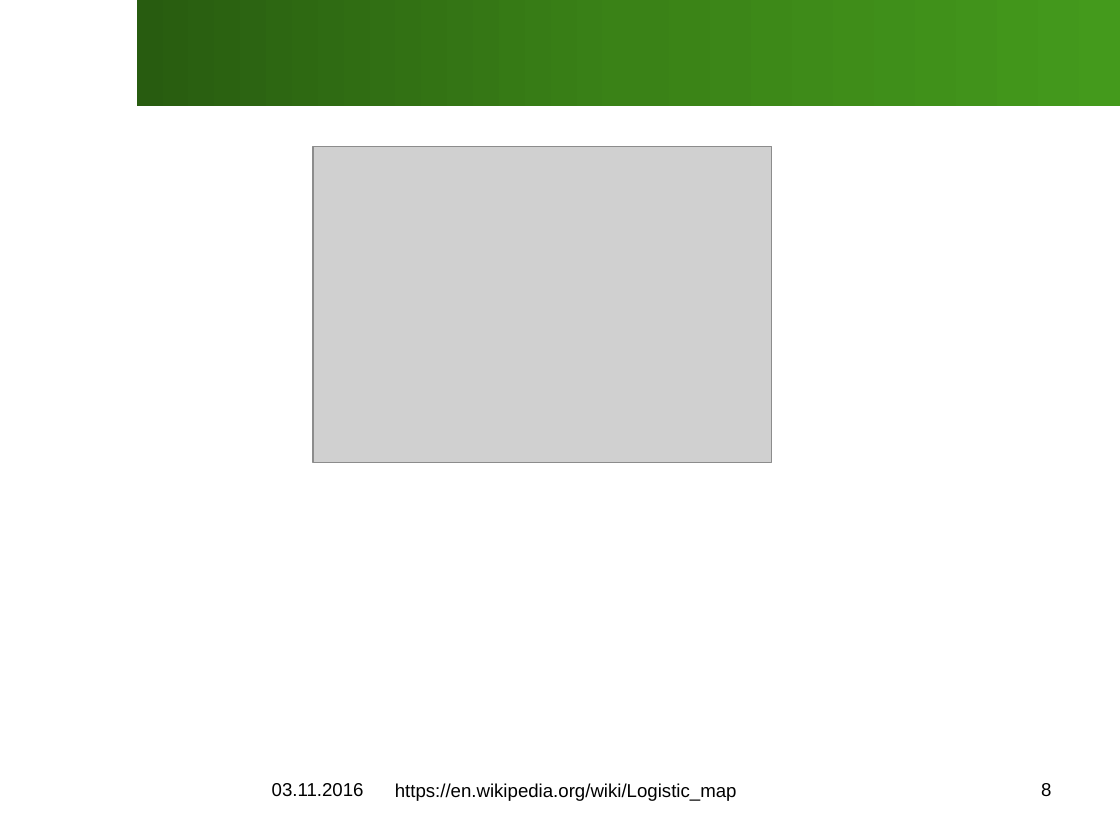
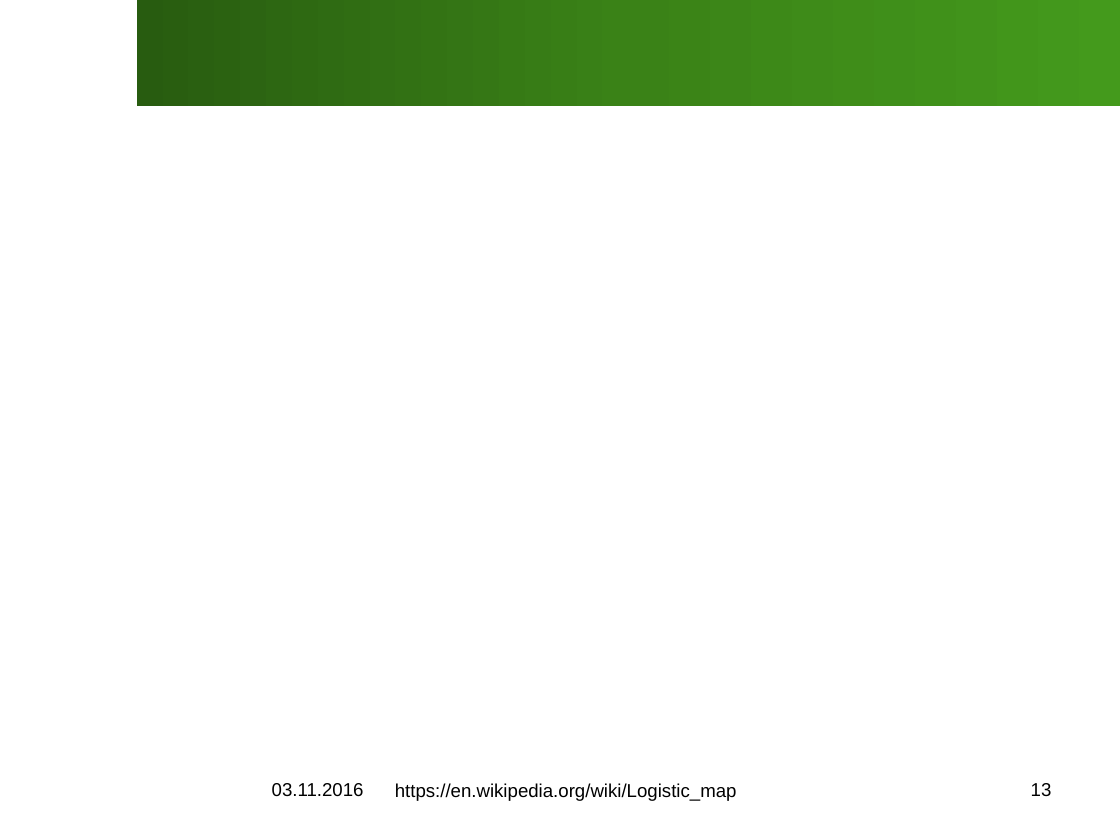
Before and after one commit to SOAS-Uni-Augsburg/ws16-17-group-13, a slide deck: slide 13 of Blatt02/Aufgabe01/Slides.pptx (slide 8 before the commit). Drawn at 1120x840 pixels with LibreOffice and Linux fonts; fonts in the diff are those of the drawing; grey boxes stand for pictures; background and template pictures are left out. Boxes give left, top, right and bottom in pixels: in the first picture for what was removed or moved away, otherwise in the second. Text is boxed around its words. In the diff, an @@ line names an element or a change of style, - is before the commit and + after.

```diff
--- a/Blatt02/Aufgabe01/Slides.pptx
+++ b/Blatt02/Aufgabe01/Slides.pptx
@@ picture removed at [314, 147, 772, 463] @@
@@ page number at [1031, 783, 1052, 796]: text changed @@
-8
+13
```
Also in this commit, not shown: 5 other slides changed, 5 slides added, 1 other file.
